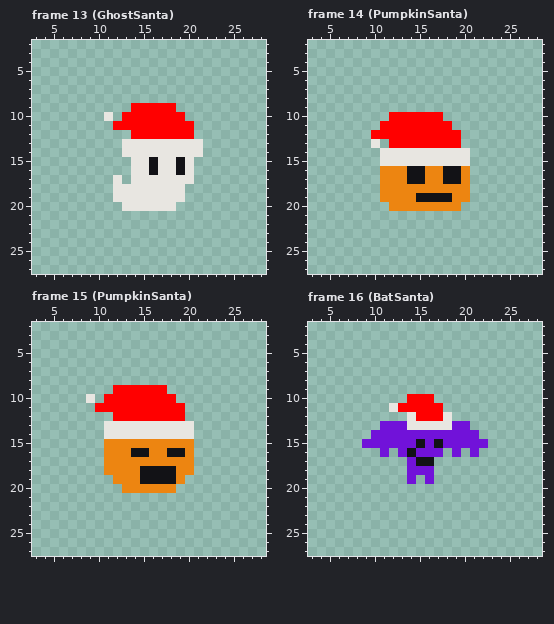
Pixel-art file -- Assets/Sprites/Animation/ChristmasAnimations/ChristmasAnimations.aseprite. Above: the version before the commit.
32x32 pixels, 26 frames. Shown: frame 13 (GhostSanta): x 3..28, y 2..27; frame 14 (PumpkinSanta): x 3..28, y 2..27; frame 15 (PumpkinSanta): x 3..28, y 2..27; frame 16 (BatSanta): x 3..28, y 2..27. The commit also changed other frames, which this record leaves out.
After the commit:
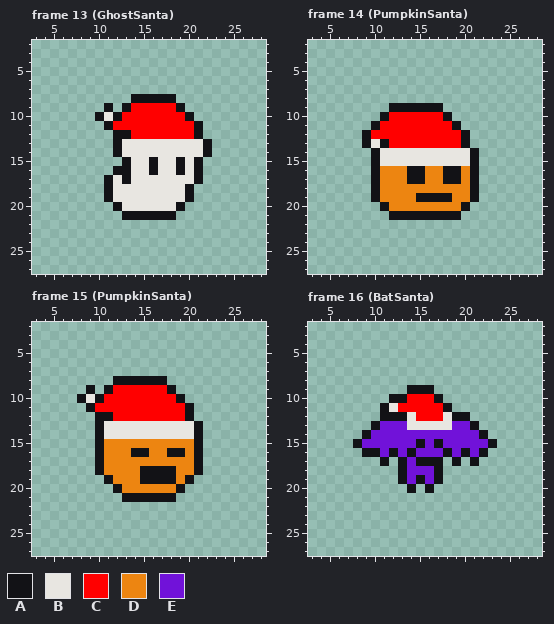
Palette (. is transparent): A #121216  B #e8e6e1  C #ff0000  D #ed8511  E #7112d9
Changes in this commit:
Frame 13 (GhostSanta):
y 8: x 14..18 ..... -> AAAAA
y 9: x 11 . -> A; x 13 . -> A; x 19 . -> A
y 10: x 10 . -> A; x 12 . -> A; x 20 . -> A
y 11: x 11 . -> A; x 21 . -> A
y 12: x 12..13 .. -> AA; x 21 . -> A
y 13..14: x 12 . -> A; x 22 . -> A
y 15: x 13 . -> A; x 21 . -> A
y 16: x 12..13 .. -> AA; x 21 . -> A
y 17: x 11 . -> A; x 13 . -> A; x 21 . -> A
y 18..19: x 11 . -> A; x 20 . -> A
y 20: x 12 . -> A; x 19 . -> A
y 21: x 13..18 ...... -> AAAAAA
Frame 14 (PumpkinSanta):
y 9: x 12..17 ...... -> AAAAAA
y 10: x 11 . -> A; x 18 . -> A
y 11: x 10 . -> A; x 19 . -> A
y 12: x 9 . -> A; x 20 . -> A
y 13: x 9 . -> A; x 11 . -> A; x 20 . -> A
y 14..19: x 10 . -> A; x 21 . -> A
y 20: x 11 . -> A; x 20 . -> A
y 21: x 12..19 ........ -> AAAAAAAA
Frame 15 (PumpkinSanta):
y 8: x 12..17 ...... -> AAAAAA
y 9: x 9 . -> A; x 11 . -> A; x 18 . -> A
y 10: x 8 . -> A; x 10 . -> A; x 19 . -> A
y 11: x 9 . -> A; x 20 . -> A
y 12: x 10..11 .. -> AA; x 20 . -> A
y 13..18: x 10 . -> A; x 21 . -> A
y 19: x 11 . -> A; x 20 . -> A
y 20: x 12 . -> A; x 19 . -> A
y 21: x 13..18 ...... -> AAAAAA
Frame 16 (BatSanta):
y 9: x 14..16 ... -> AAA
y 10: x 12..13 .. -> AA; x 17 . -> A
y 11: x 11 . -> A; x 18 . -> A
y 12: x 11..13 ... -> AAA; x 19..20 .. -> AA
y 13: x 10 . -> A; x 21 . -> A
y 14: x 9 . -> A; x 22 . -> A
y 15: x 8 . -> A; x 23 . -> A
y 16: x 9..10 .. -> AA; x 12 . -> A; x 18 . -> A; x 20 . -> A; x 22 . -> A
y 17: x 11 . -> A; x 13 . -> A; x 17 . -> A; x 19 . -> A; x 21 . -> A
y 18: x 13 . -> A; x 17 . -> A
y 19: x 13 . -> A; x 15 . -> A; x 17 . -> A
y 20: x 14 . -> A; x 16 . -> A
